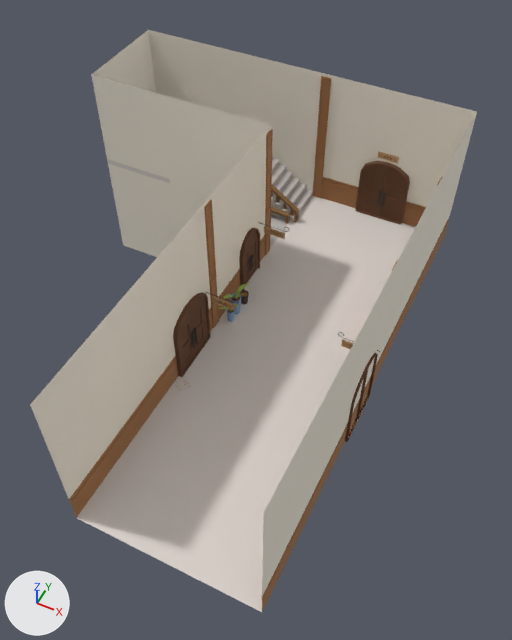
A saved change to the FBX model Assets/05_Models/corridor3.fbx.
Both versions are drawn from a 50 mm lens placed at (0.265, -0.403, 0.492), pointed at (0.06, 0.006, -0.019). Lighting does not change. The marker at lower left points along +X, +Y and +Z. Where no turn or scale is listed for an object, it has been applied to the vertices. Vertices at the same position are counted once.

The first picture shows 'corrodor3'.
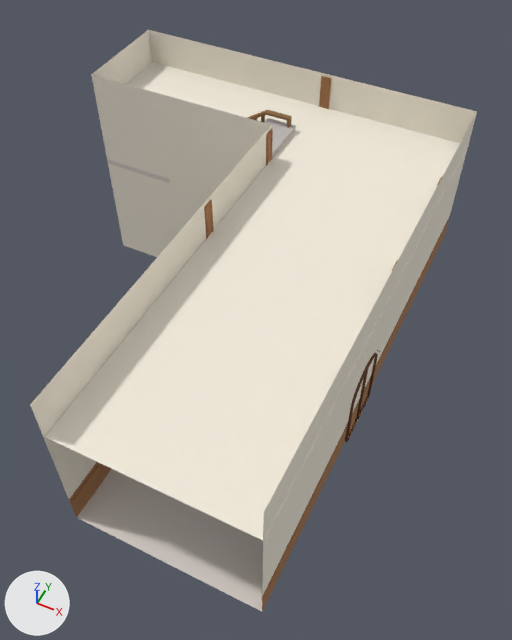
Where the change shows, as pixel boxes (x1, y1, x2, y2) in the pictures (512 x 640 px; the box of a moved part takes in the faces that stretch with it):
```json
{"object": "Object194", "change": "added", "after": [45, 62, 469, 541]}
{"part": 1, "of": "me_mesh", "change": "added", "after": [264, 118, 296, 159]}
{"part": 2, "of": "me_mesh", "change": "added", "after": [247, 110, 292, 128]}
{"part": 3, "of": "me_mesh", "change": "moved or reshaped", "before": [181, 227, 288, 381], "after": [253, 115, 265, 123]}
```

Scene script edits in JSON lines:
```json
{"block": "me_mesh", "where": "# used by ob_corrodor3; location = (0.0, 0.0, 0.0)"}
{"op": "remove", "block": "me_mesh", "code": "me_mesh.from_pydata(...)  # 4160 vertices, 3722 faces; spans x -0.187..0.187, y -0.233..0.233, z -0.117..0.117"}
{"op": "add", "block": "me_mesh", "code": "me_mesh.from_pydata(...)  # 4388 vertices, 3868 faces; spans x -0.187..0.187, y -0.233..0.233, z -0.117..0.117"}
{"block": "me_mesh", "change": "me_mesh part 1: a new loose piece, a box spanning x -0.012..0.0191, y 0.1231..0.178, z 0.0791..0.085, in mat_material__100 (picture img_corridor_png)"}
{"block": "me_mesh", "change": "me_mesh part 2: a new loose piece of 20 vertices spanning x -0.113..0.015, y 0.171..0.177, z 0.013..0.095, in mat_material__100 (picture img_corridor_png)"}
{"block": "me_mesh", "change": "me_mesh part 3: 8 vertices moved within x 0.024..0.048, y -0.081..0.015, z -0.041..0.022; 39 vertices removed from x 0.023..0.108, y -0.081..0.229, z -0.041..0.026; 79 vertices added at x -0.11..0.109, y -0.081..0.231, z -0.041..0.093"}
{"op": "add", "block": "me_mesh_1", "code": ["me_mesh_1 = bpy.data.meshes.new('Mesh')", "me_mesh_1.from_pydata(...)  # 13 vertices, 6 faces; spans x -0.187..0.185, y -0.232..0.232, z 0.044", "me_mesh_1.materials.append(mat_material__100)  # picture img_corridor_png"]}
{"op": "add", "block": "ob_object194", "code": ["ob_object194 = bpy.data.objects.new('Object194', me_mesh_1)", "ob_object194.location = (0.0, 0.0, 0.035)"]}
```
